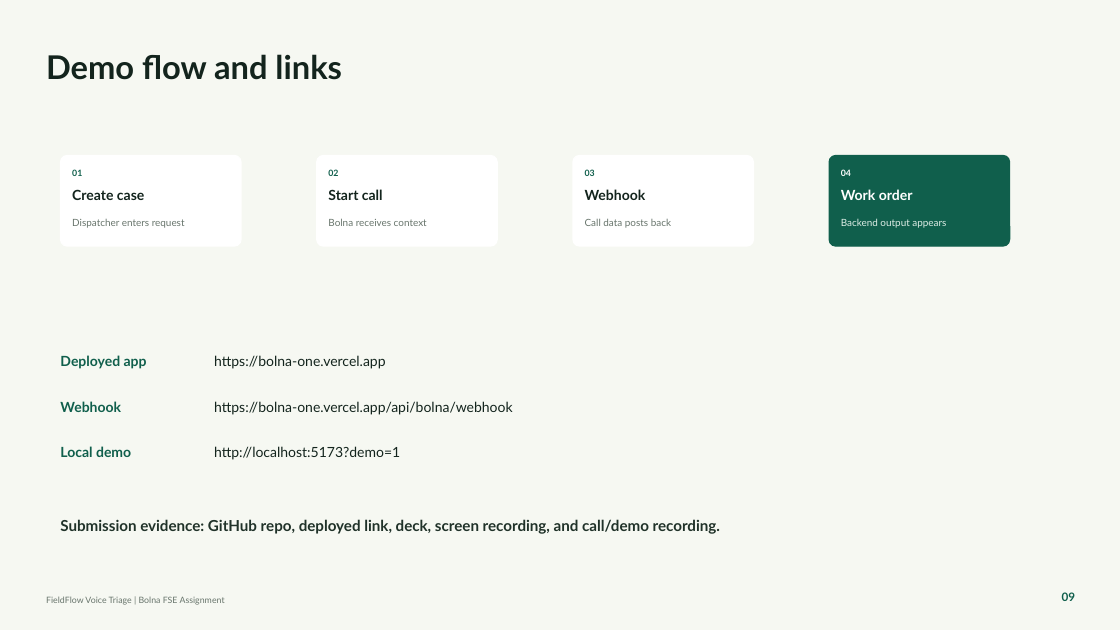
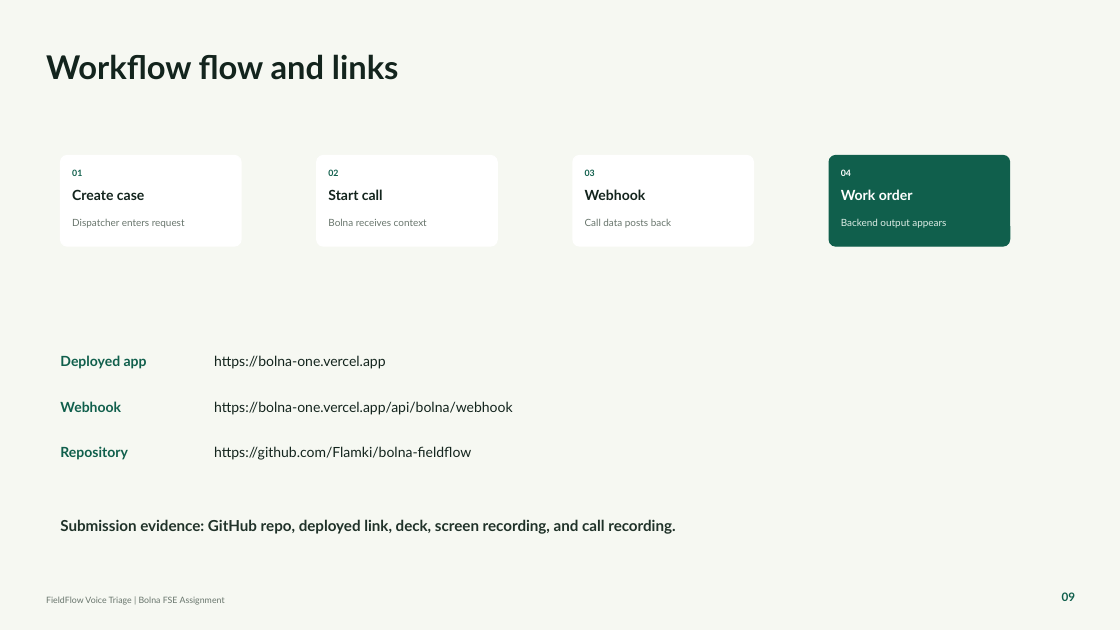
Before and after one commit to Flamki/bolna-fieldflow, a slide deck: slide 9 of docs/FieldFlow-Voice-Triage-Ayush.pptx. Drawn at 1120x630 pixels with LibreOffice and Linux fonts; fonts in the diff are those of the drawing. Boxes give left, top, right and bottom in pixels: in the first picture for what was removed or moved away, otherwise in the second. Text is boxed around its words. In the diff, an @@ line names an element or a change of style, - is before the commit and + after.

```diff
--- a/docs/FieldFlow-Voice-Triage-Ayush.pptx
+++ b/docs/FieldFlow-Voice-Triage-Ayush.pptx
@@ text at <box>46,54,399,80</box>: text changed @@
-Demo flow and links
+Workflow flow and links
@@ text at <box>60,446,127,460</box>: text changed @@
-Local demo
+Repository
@@ text at <box>214,446,471,460</box>: text changed @@
-http://localhost:5173?demo=1
+https://github.com/Flamki/bolna-fieldflow
@@ text at <box>60,519,675,534</box>: text changed @@
-Submission evidence: GitHub repo, deployed link, deck, screen recording, and call/demo recording.
+Submission evidence: GitHub repo, deployed link, deck, screen recording, and call recording.
```
Also in this commit, not shown: 3 other slides changed, 9 other files.
